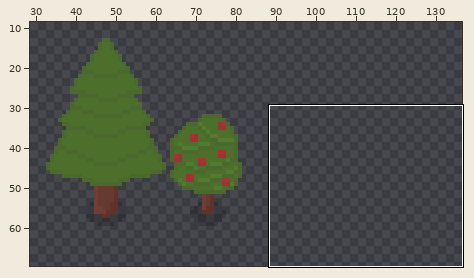
File history of a pixel-art file, Assets/Textures/Nature.aseprite. The first picture is a wide view before the edit; the outline marks the close-up.
Close-up. Earlier state:
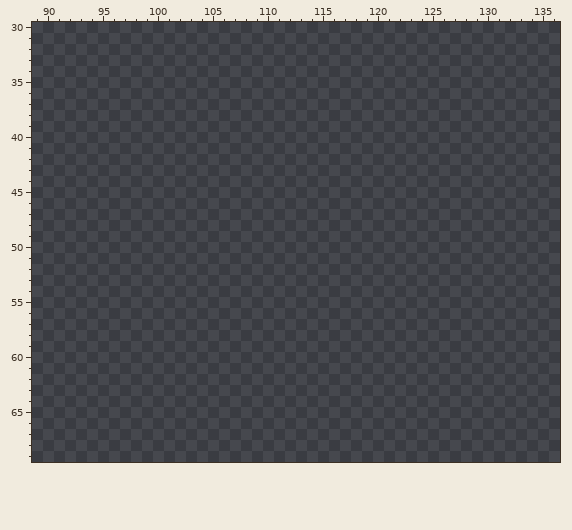
256x256 pixels, 1 frame. Colours within 5 levels of each other are drawn and written as one. Shown: x 89..136, y 30..69. The wide view leaves out empty margins.
The result:
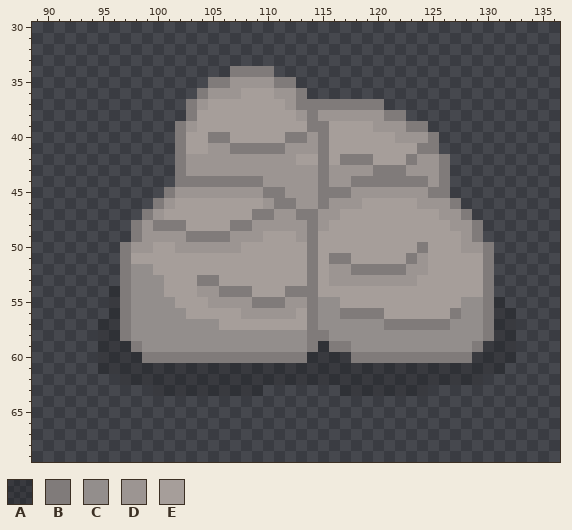
Palette (. is transparent): A #00000030  B #807b7a  C #938e8c  D #9c9592  E #a69e9a
Difference:
layer "Layer 7" added
layer "Layer 6" added
Changed rows in their new state; - is an unchanged pixel.
Layers "Layer 6", "Layer 7":
first column x 95:
34 ------------BBBB----------------------
35 ----------BBDDDDBB--------------------
36 ---------BDDDEEEDDB-------------------
37 --------BDEEEEEEEDBBBBBBBB------------
38 --------BEEEEEEEEEDBDDDDDDBB----------
39 -------BDEEEEEEEEEEBBEEEEDDDBB--------
40 -------BEEBBEEEEEBBDBEEEEEEDDDB-------
41 -------BEEDDBBBBBDDDBEEEEEEEEBB-------
42 -------BDDDDDDDDDDEEBEBBBEEEBDDB------
43 -------BDDDDDDDDDDDDBDDDDBBBDDDB------
44 -------BBBBBBBBDDDDDBDDBBBBBBBDB------
45 ------BDDDDDDDDBBDDDBBBDDDDDDDBB------
46 -----BDEEEEEEEEDBBDDBDDDEEEEEDDDB-----
47 ----BDEEEEEEEEBBDDBBDDEEEEEEEEEDDB----
48 ---BDBBBEEEEBBDDDDDBDEEEEEEEEEEEDDB---
49 ---BDDDDBBBBDDDEEEDBEEEEEEEEEEEEEDB---
50 --BDDEEDDDDDDEEEEEEBEEEEEEEEEBEEEDDB--
51 --BEEEEEEEEEEEEEEEEBEBBEEEEEBDEEEEEB--
52 --BCCEEEEEEEEEEEEEEBEDDBBBBBDDEEEEEB--
53 --BCCCEEEBBEEEEEEEEBEDDDDDDDDEEEEEEB--
54 -ABCCCEEEDDBBBEEEBBBEEEEEEEEEEEEEEEB--
55 -ABCCCCEEEDDDDBBBDDBCCEEEEEEEEEEECCBA-
56 -ABCCCCCEEEEEDDDDDEBCCBBBBEEEEEEBCCBAA
57 AABCCCCCCCCEEEEEEEEBCCCCCCBBBBBBCCCBAA
58 AABCCCCCCCCCCCCCCCCBBCCCCCCCCCCCCCCBAA
59 AAABCCCCCCCCCCCCCCCBABBCCCCCCCCCCCBAAA
60 AAAABBBBBBBBBBBBBBBAAAABBBBBBBBBBBAAAA
61 AAAAAAAAAAAAAAAAAAAAAAAAAAAAAAAAAAAAA-
62 --AAAAAAAAAAAAAAAAAAAAAAAAAAAAAAAAA---
63 -----AAAAAAAAAA-------AAAAAAAA--------
Pixel boxes of the changes (left, top, right, bottom) in both close-ups:
added: (98, 66, 516, 396)
